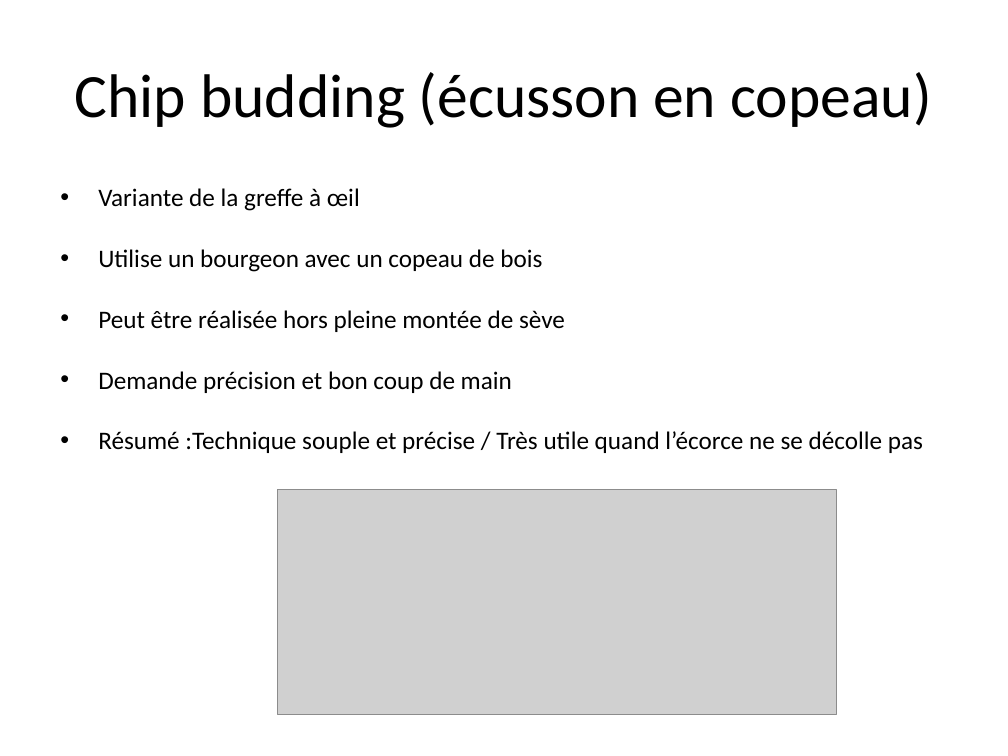
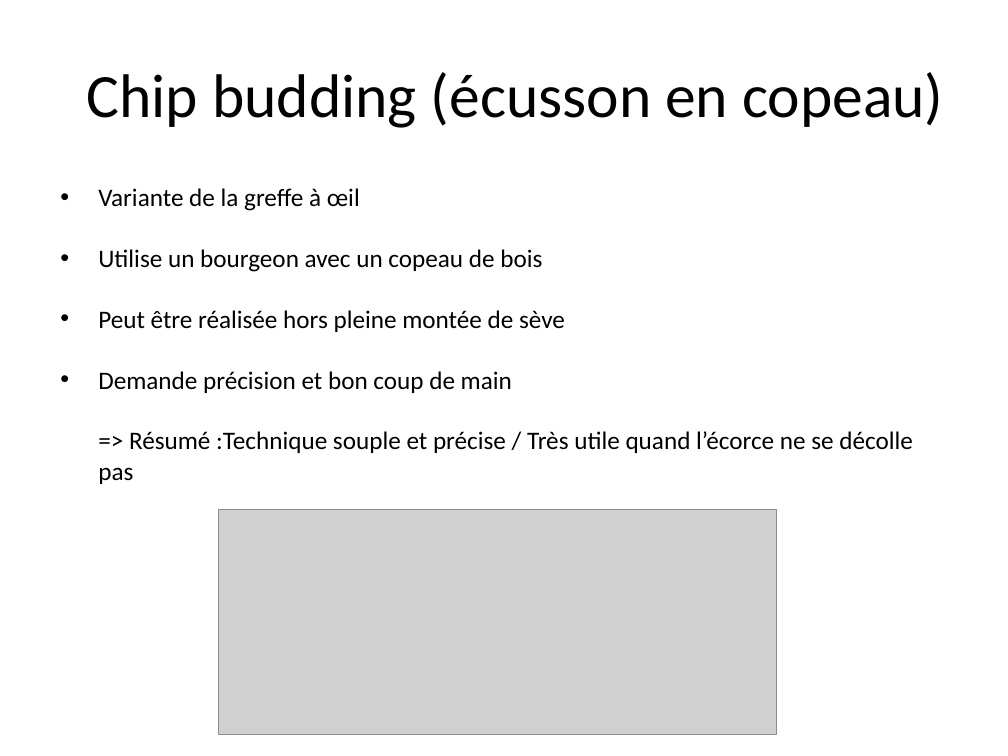
Before and after one commit to tranber28/greffe-arbres, a slide deck: slide 32 of greffe_arbres_final.odp (slide 30 before the commit). Drawn at 1008x756 pixels with LibreOffice and Linux fonts; fonts in the diff are those of the drawing; grey boxes stand for pictures. Boxes give left, top, right and bottom in pixels: in the first picture for what was removed or moved away, otherwise in the second. Text is boxed around its words. In the diff, an @@ line names an element or a change of style, - is before the commit and + after.

```diff
--- a/greffe_arbres_final.odp
+++ b/greffe_arbres_final.odp
@@ title "Chip budding (écusson en copeau)": place and size @@
-title "Chip budding (écusson en copeau)" at bbox=[75, 72, 931, 128]
+title "Chip budding (écusson en copeau)" at bbox=[87, 72, 943, 128]
@@ text at bbox=[98, 431, 913, 484]: text changed @@
-• Résumé :Technique souple et précise / Très utile quand l’écorce ne se décolle pas
+=> Résumé :Technique souple et précise / Très utile quand l’écorce ne se décolle pas
@@ picture: place and size @@
-picture at bbox=[278, 490, 837, 715]
+picture at bbox=[219, 509, 777, 734]
```
Also in this commit, not shown: 30 other slides changed, 4 slides added, 3 slides removed.
